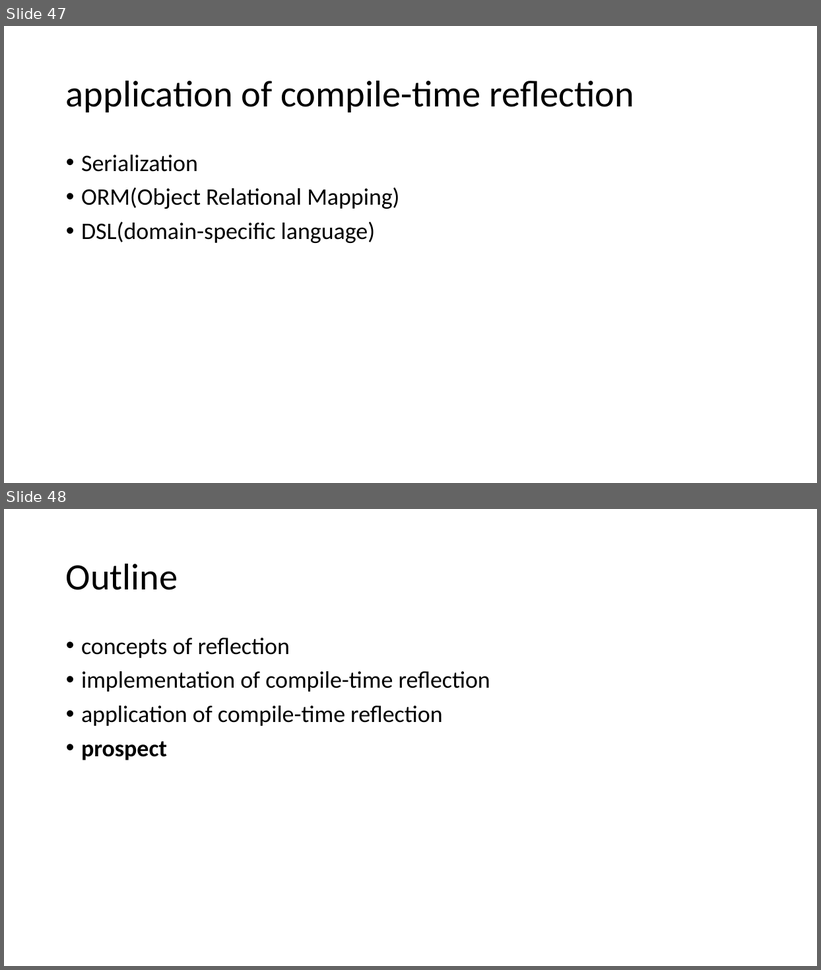
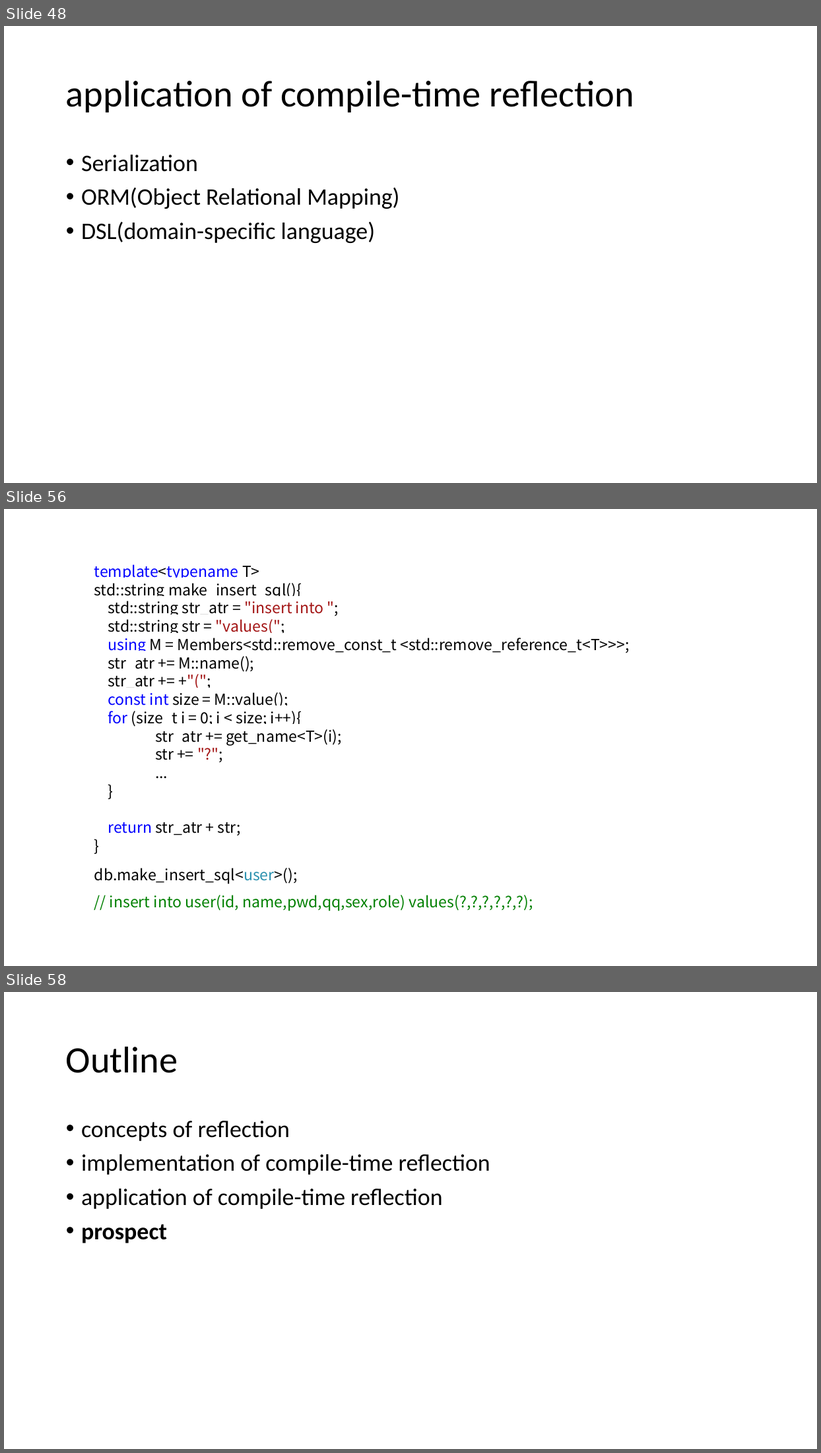
Before and after one commit to qicosmos/cppcon2017, a slide deck: cppcon2017.pptx. Shown one above the other, each under a label of ours: slides 47 and 48 before the commit, slides 48, 56 and 58 after it; the slides between them are not shown. The pictures are 821x970 and 821x1453 pixels, drawn with LibreOffice and Linux fonts; fonts in the diff are those of the drawing. Boxes give left, top, right and bottom in pixels: in the first picture for what was removed or moved away, otherwise in the second. Text is boxed around its words. In the diff, an @@ line names an element or a change of style, - is before the commit and + after.

```diff
--- a/cppcon2017.pptx
+++ b/cppcon2017.pptx
@@ slide 56 added at box(4, 509, 817, 966), background #FFFFFF @@
@@ text added at box(94, 564, 630, 836), 18 pt, text #000000 @@
+template<typename T>
+std::string make_insert_sql(){
+std::string str_atr = "insert into ";
+std::string str = "values(";
+using M = Members<std::remove_const_t <std::remove_reference_t<T>>>;
+str_atr += M::name();
+str_atr += +"(";
+const int size = M::value();
+for (size_t i = 0; i < size; i++){
+str_atr += get_name<T>(i);
+str += "?";
+...
+}
+return str_atr + str;
+}
@@ text added at box(94, 868, 298, 885), 18 pt, text #000000 @@
+db.make_insert_sql<user>();
@@ text added at box(110, 895, 533, 911), 18 pt, text #008000 @@
+// insert into user(id, name,pwd,qq,sex,role) values(?,?,?,?,?,?);
@@ what was slide 47 is now slide 48 @@
@@ what was slide 48 is now slide 58 @@
```
Also in this commit, not shown: 1 slide changed, 9 other slides added.
